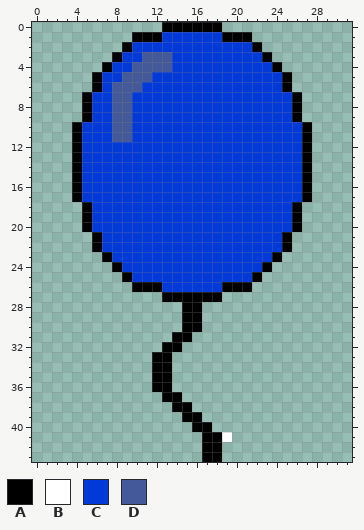
One commit to this pixel-art sprite: image/bird.png. The first picture shows the starting point.
The file is 32x48 pixels. The old version is drawn lined up with the new one, on the new canvas.
Palette (. is transparent): A #000000  B #ffffff  C #023ada  D #435999
After:
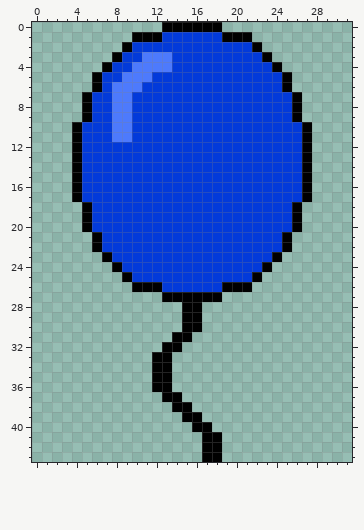
Change:
canvas 32x48 -> 32x44 (the part of the old canvas that was cut away was empty and is not shown)
colour D: #435999 -> #4d7afd
y 41: x 19 B -> .
